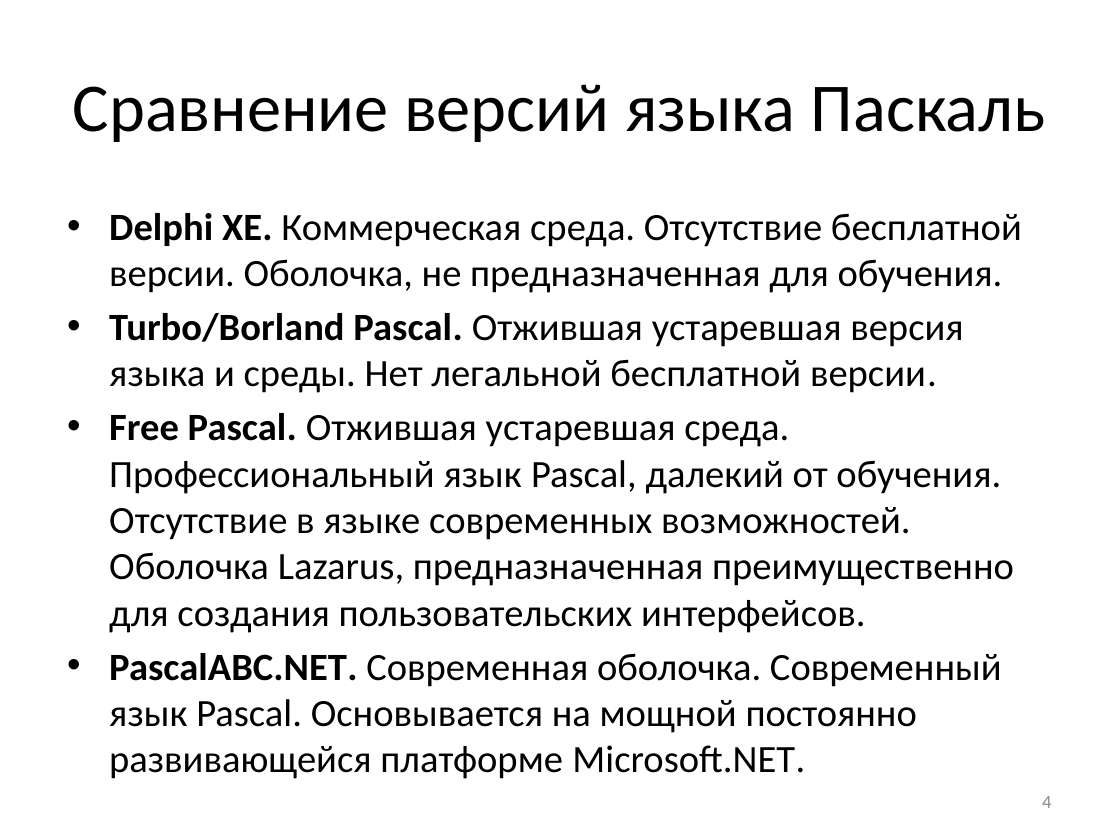
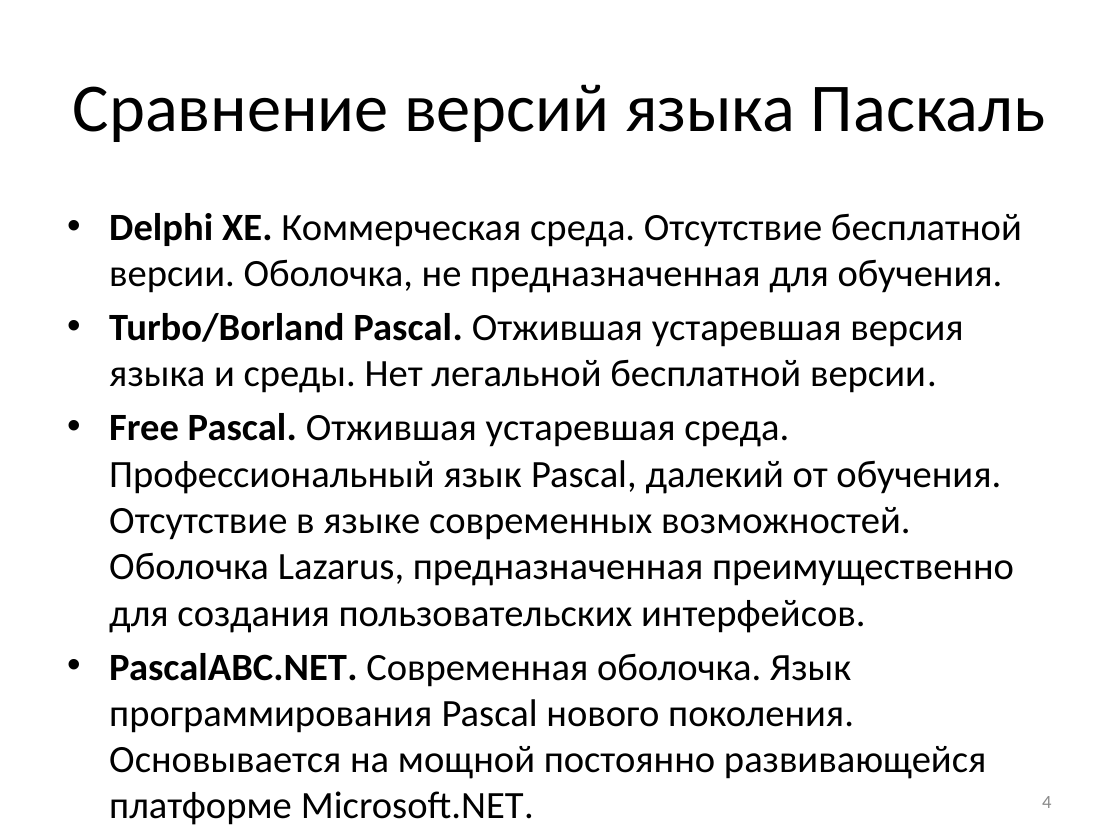
Before and after one commit to pascalabcnet/pascalabcnet, a slide deck: slide 4 of _Presentations/2015 New Features/PascalABC.NET 2015.pptx. Drawn at 1120x840 pixels with LibreOffice and Linux fonts; fonts in the diff are those of the drawing. Boxes give left, top, right and bottom in pixels: in the first picture for what was removed or moved away, otherwise in the second. Text is boxed around its words. In the diff, an @@ line names an element or a change of style, - is before the commit and + after.

```diff
--- a/_Presentations/2015 New Features/PascalABC.NET 2015.pptx
+++ b/_Presentations/2015 New Features/PascalABC.NET 2015.pptx
@@ text at <box>109,653,986,825</box>: text changed @@
-• PascalABC.NET. Современная оболочка. Современный язык Pascal. Основывается на мощной постоянно развивающейся платформе Microsoft.NET.
+• PascalABC.NET. Современная оболочка. Язык программирования Pascal нового поколения. Основывается на мощной постоянно развивающейся платформе Microsoft.NET.
```
Also in this commit, not shown: 7 other slides changed, 4 slides added, 8 other files.
